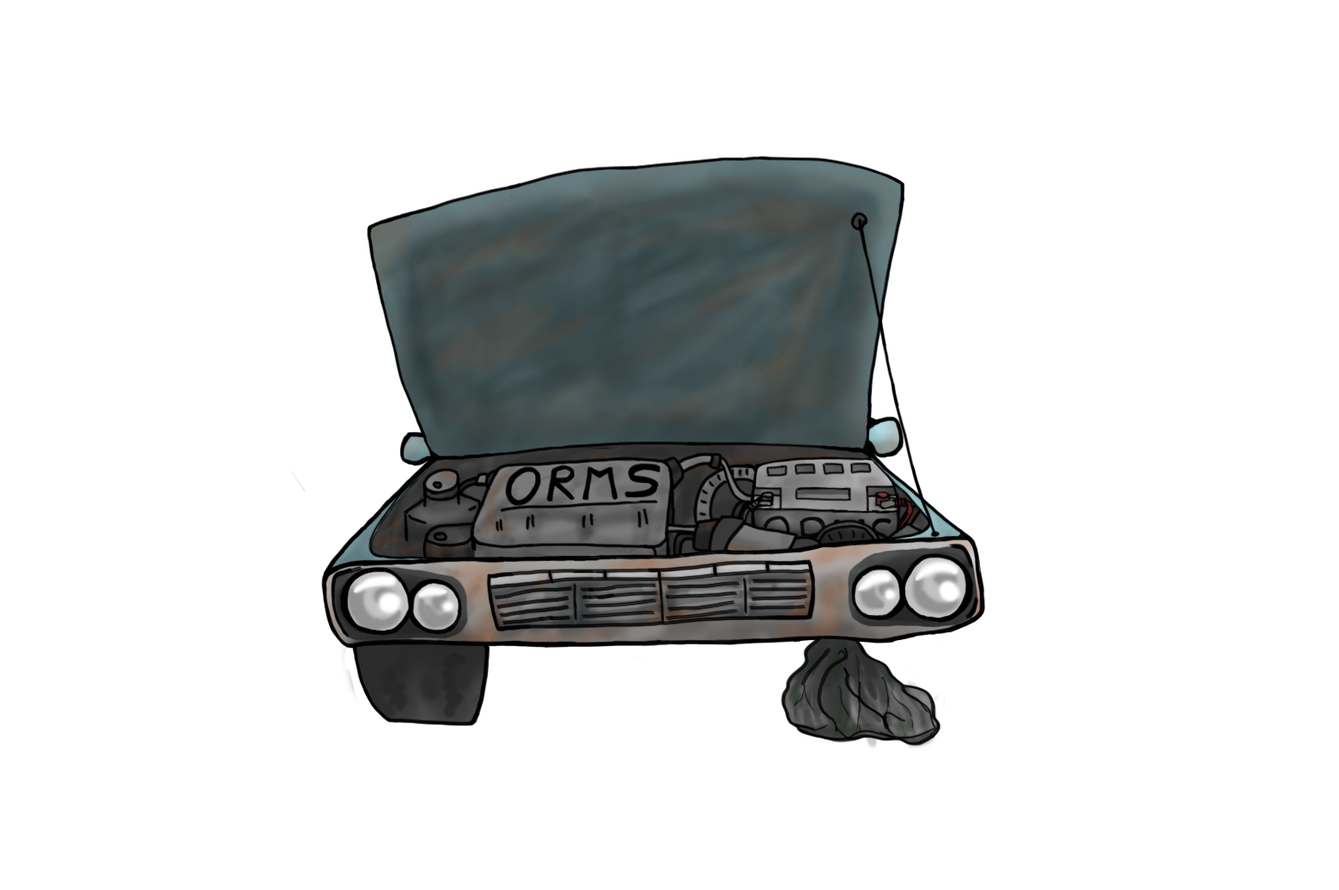
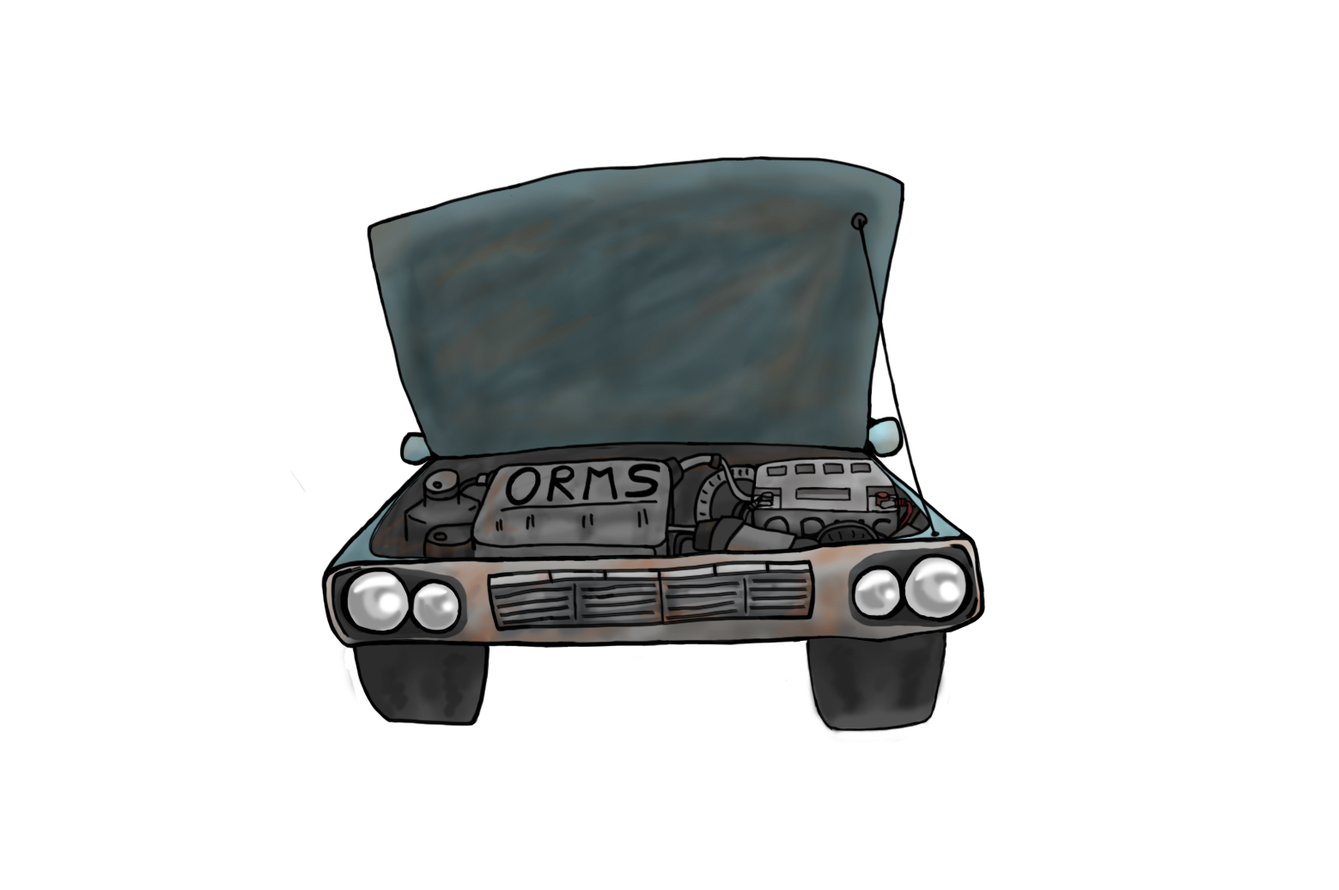
Before/after of a 1339px x 890px layered artwork. What changed in the layer stack:
added layer "Ebene 2" above "Ebene 1" over (x1=786, y1=631, x2=950, y2=745)
painted on "Ebene 1" over (x1=779, y1=631, x2=946, y2=750)
